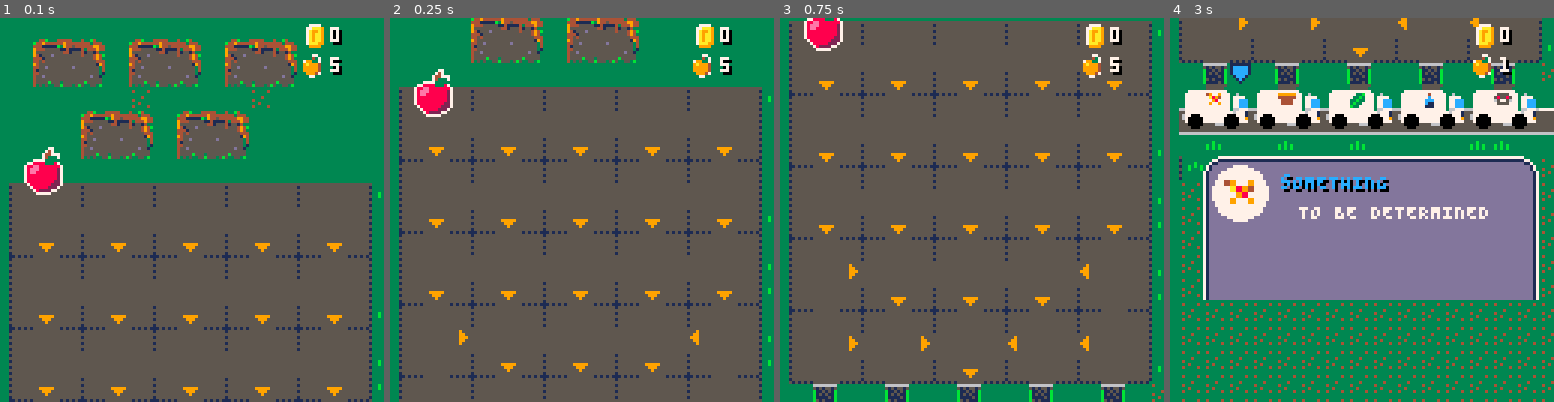
Above: before the commit, frames 1-4 (left to right).
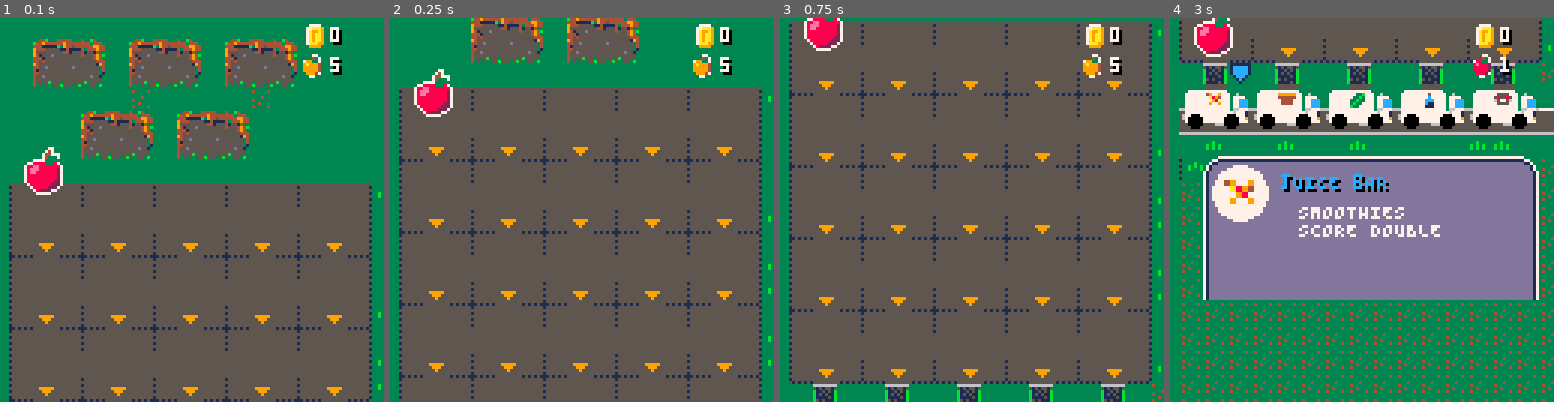
Above: after the commit, the same moments.

Repository: joeld42/ldjam_jovoc
Game: PICO-8 cartridge ld52_harvest/harvest.p8
Same seed, same stepped clock (60 frames per second), same inputs: the game is played once before the commit and once after it.
Inputs:
- Up to frame 1 (0.1 s): no input
- Up to frame 2 (0.25 s): no input
- Up to frame 3 (0.75 s): tap O (Z key) at 0.33, 0.7 s
- Up to frame 4 (3 s): tap X (X key) at 1.07, 2.07, 2.4, 2.73 s; tap O (Z key) at 1.43, 2.22 s; hold Left 1.97-2.37 s; hold Down 2.42-2.82 s; hold Right from 2.87 s (still down)

Frame 1 is identical in both runs. In frame 2, 0.2% of the frame differs, in the area x 10-90%, y 81-93%; in frame 3, 0.7%; in frame 4, 3.0%, in the area x 6-90%, y 0-58%.

Commit message:
WIP on sorter

Diff:
--- a/ld52_harvest/code/harvest.lua
+++ b/ld52_harvest/code/harvest.lua
@@ -1,3 +1,5 @@
+
+
 function _init()
     slot = 0
     mode = 1 -- 0 = title, 1 = harvest, 2 = game, 3 = scoreboard
@@ -25,17 +27,18 @@
     msgs = {}
 
     buyerinfo = {
-        { name="sOMETHING", desc="TO BE DETERMINED" },
+        { name="jUICE bAR", desc="SMOOTHIES\nSCORE DOUBLE" },
         { name="bAKERY", desc="BAKED GOODS\nSCORE DOUBLE"  },
         { name="fARMERS mARKET", desc="NORMAL SCORING" },
-        { name="fANCY gROCER", desc="FANCY FOODS\nSCORE DOUBLE" },
+        { name="fANCY gROCER", desc="ORGANIC FOODS\nSCORE DOUBLE" },
         { name="wHOLESALE cLUB", desc="PRESERVED FOODS\nSCORE DOUBLE" },
     }
     fruitinfo = {
-        { name="apple", fnum=64, cbase=8, cdark=2, cbrite=14 },
-        { name="orange", fnum=64, cbase=9, cdark=4, cbrite=10 },
-        { name="pumpkin", fnum=66, cbase=4, cdark=2, cbrite=9 },
-        { name="strawberry", fnum=66, cbase=8, cdark=3, cbrite=14 },
+        { name="apple", fnum=64, cbase=8, cdark=2, cbrite=14, vp = 1 },
+        { name="orange", fnum=64, cbase=9, cdark=4, cbrite=10, vp = 2 },
+        { name="pumpkin", fnum=66, cbase=4, cdark=2, cbrite=9, vp = 3 },
+        { name="strawberry", fnum=66, cbase=8, cdark=3, cbrite=14, vp = 4 },
+        { name="watermelon", fnum=68, cbase=8, cdark=2, cbrite=14, vp = 5 },
     }
 
     shopitems = {}
@@ -51,6 +54,7 @@
         { name="bLENDER", price=8, icon=196 },
         { name="cLONEjAR", price=10, icon=198 },
         { name="cANNER", price=6, icon=192 },
+        { name="mANURE", price=8, icon=202 },
         { name="sORTER", price=6, icon=200 },
     }
 
@@ -79,6 +83,29 @@
     fruits={}
 end
 
+-- Save copied tables in `copies`, indexed by original table.
+-- from the internets
+function deepcopy(orig, copies)
+    copies = copies or {}
+    local orig_type = type(orig)
+    local copy
+    if orig_type == 'table' then
+        if copies[orig] then
+            copy = copies[orig]
+        else
+            copy = {}
+            copies[orig] = copy
+            for orig_key, orig_value in next, orig, nil do
+                copy[deepcopy(orig_key, copies)] = deepcopy(orig_value, copies)
+            end
+            setmetatable(copy, deepcopy(getmetatable(orig), copies))
+        end
+    else -- number, string, boolean, etc
+        copy = orig
+    end
+    return copy
+end
+
 function grid_ndx( col, row )
     if (col < 0) or (col >= 5) or
         (row < 0) or (row >= 5) then
@@ -127,18 +154,7 @@
                     local dx = gg.dx
                     local dy = gg.dy
                     if (gg.icon == 200) then
-                        -- for now random sort
-                        local dd = flr(rnd(3))
-                        if dd==0 then
-                            dx = -1
-                            dy = 0
-                        elseif dd==1 then
-                            dx = 0
-                            dy = 1
-                        else
-                            dx = 1
-                            dy = 0
-                        end
+                        dx, dy = choose_dir( f )
                     end
                     f.nxcol = f.nxcol + dx
                     f.nxrow = f.nxrow + dy
@@ -158,7 +174,12 @@
 
             else
                 -- Convert fruit to score
-                score_fruit(f)
+                local vpfruit = score_fruit(f, f.nxcol )
+
+                vp = vp + vpfruit
+                name = describe_fruit(f) .. " $" .. tostr(vpfruit)
+                spawn_msg( f.sx-20, f.sy-10, name, 10 )
+
                 done = 1
             end
         end
@@ -166,38 +187,115 @@
         yield()
     end
 
+end
+
+function describe_fruit( f )
+    local name = f.name
+    if f.canned then
+        name = "canned\n" .. name
+    end
+
+    if f.organic then
+        name = "organic\n" .. name
+    end
+
+    if f.fancy > 0 then
+        local fnames = { "fancy", "extrafancy", "deluxe", "heirloom", "boutique", "artisanal", "bespoke" }
+        local n = f.fancy
+        if n > #fnames then n = #fnames end
+        name = fnames[n] .. "\n" .. name
+    end
+
+    if f.smoothie then
+        name = name .. "\nsmoothie"
+    end
+
+    return name
+end
+
+function predict_score( f )
+    return rnd(10)
+end
+
+function choose_dir( f )
+    -- for now random sort
+    local dx1, dy1
+    local best_score = 0
+
+    for dd=0,2 do
+        local dx, dy
+        if dd==0 then
+            dx = -1
+            dy = 0
+        elseif dd==1 then
+            dx = 0
+            dy = 1
+        else
+            dx = 1
+            dy = 0
+        end
+
+        local ff = deepcopy( f )
+        ff.tick = nil
+
+        local fs = predict_score( f )
+        if fs > best_score then
+            dx1 = dx
+            dy1 = dy
+            best_score = fs
+        end
+    end
+
+    printh("best score " ..flr(best_score) .. " dxy" .. tostr(dx1) .. "  " ..tostr(dy1) )
+
+    return dx1, dy1
 end
 
 function process_fruit( f, g, gndx )
     if (g.icon == 192) then
         -- canner
         f.fnum = 96
-        f.name = "canned\n" .. f.name
-    elseif (g.icon == 194) then
-        -- fancifier
-        f.coutline = 10
-        f.name = "fancy\n" .. f.name
+        f.canned = true
+    elseif (g.icon == 202) then
+        -- manure pile
+        f.coutline = 11
+        f.organic = true
     elseif (g.icon == 198) then
         -- clone jar
         clone_fruit(f,gndx)
     elseif (g.icon == 196) then
         -- blender
         f.fnum = 98
-        f.name = f.name .. "\nsmoothie"
+        f.smoothie = true
+    elseif (g.icon == 194) then
+        -- fancifier
+        f.vp = f.vp+1
+        f.fancy += 1
     elseif (g.icon == 200) then
 
     end
 end
 
-function score_fruit( f )
-
-    local name = f.name
-
-    local p = flr(rnd(3))+1
-    vp = vp + p
-    name = name .. " $" .. tostr(p)
-    spawn_msg( f.sx-20, f.sy-10, name, 10 )
-end
+function score_fruit( f, buyer )
+
+    -- start with base value
+    local vp = f.vp
+
+    -- do modifiers
+    if (buyer==0) and (f.smoothie) then
+        vp *= 2 -- juice bar
+    elseif (buyer==2) and (f.baked) then
+        vp *= 2 -- bakery
+    elseif (buyer==4) and (f.organic) then
+        vp *= 2 -- fancy grocery
+    elseif (buyer==5) and (f.canned) then
+        vp *= 2 -- wholesaler
+    end
+
+    return vp
+end
+
+
 
 
 function spawn_msg( x,y, msg, c )
@@ -231,8 +329,15 @@
         nxcol=col, nxrow=row,
         sx=sx, sy=sy,
         visited={},
-        vp=1,
+        vp=finfo.vp,
         delay=0,
+
+        -- flags
+        organic=false,
+        smoothie=false,
+        canned=false,
+        fancy=0,
+
         tick=cocreate( fruit_update )
     }
     add( fruits, ff )
--- a/ld52_harvest/harvest.p8
+++ b/ld52_harvest/harvest.p8
@@ -289,9 +289,9 @@
 1d3e3e3e3e3e3e3e3e3e3e3e3e3e3e2e00000000000000000000000000000000000000000000000000000000000000000000000000000000000000000000000000000000000000000000000000000000000000000000000000000000000000000000000000000000000000000000000000000000000000000000000000000000
 2d2b3e2d2b3e2d2b3e2d2b3e2d2b3e2e00000000000000000000000000000000000000000000000000000000000000000000000000000000000000000000000000000000000000000000000000000000000000000000000000000000000000000000000000000000000000000000000000000000000000000000000000000000
 0d3e0f0d3e0f0d3e0f0d3e0f0d3e0f1f00000000000000000000000000000000000000000000000000000000000000000000000000000000000000000000000000000000000000000000000000000000000000000000000000000000000000000000000000000000000000000000000000000000000000000000000000000000
-1d3e3d3e3e3e3e3e3e3e3e3e3b3e3e2e00000000000000000000000000000000000000000000000000000000000000000000000000000000000000000000000000000000000000000000000000000000000000000000000000000000000000000000000000000000000000000000000000000000000000000000000000000000
-2d3e3e2d2b3e2d2b3e2d2b3e2d3e3e2e00000000000000000000000000000000000000000000000000000000000000000000000000000000000000000000000000000000000000000000000000000000000000000000000000000000000000000000000000000000000000000000000000000000000000000000000000000000
+1d3e3e3e3e3e3e3e3e3e3e3e3e3e3e2e00000000000000000000000000000000000000000000000000000000000000000000000000000000000000000000000000000000000000000000000000000000000000000000000000000000000000000000000000000000000000000000000000000000000000000000000000000000
+2d2b3e2d2b3e2d2b3e2d2b3e2d2b3e2e00000000000000000000000000000000000000000000000000000000000000000000000000000000000000000000000000000000000000000000000000000000000000000000000000000000000000000000000000000000000000000000000000000000000000000000000000000000
 0d3e0f0d3e0f0d3e0f0d3e0f0d3e0f1f00000000000000000000000000000000000000000000000000000000000000000000000000000000000000000000000000000000000000000000000000000000000000000000000000000000000000000000000000000000000000000000000000000000000000000000000000000000
-1d3e3d3e3e3d3e3e3e3b3e3e3b3e3e1f00000000000000000000000000000000000000000000000000000000000000000000000000000000000000000000000000000000000000000000000000000000000000000000000000000000000000000000000000000000000000000000000000000000000000000000000000000000
-2d3e3e2d3e3e2d2b3e2d3e3e2d3e3e2e00000000000000000000000000000000000000000000000000000000000000000000000000000000000000000000000000000000000000000000000000000000000000000000000000000000000000000000000000000000000000000000000000000000000000000000000000000000
+1d3e3e3e3e3e3e3e3e3e3e3e3e3e3e1f00000000000000000000000000000000000000000000000000000000000000000000000000000000000000000000000000000000000000000000000000000000000000000000000000000000000000000000000000000000000000000000000000000000000000000000000000000000
+2d2b3e2d2b3e2d2b3e2d2b3e2d2b3e2e00000000000000000000000000000000000000000000000000000000000000000000000000000000000000000000000000000000000000000000000000000000000000000000000000000000000000000000000000000000000000000000000000000000000000000000000000000000
 1e3f1e1e3f1e1e3f1e1e3f1e1e3f1e0200000000000000000000000000000000000000000000000000000000000000000000000000000000000000000000000000000000000000000000000000000000000000000000000000000000000000000000000000000000000000000000000000000000000000000000000000000000
Not shown, changed: 28 lines of the sprite sheet (__gfx__) section of ld52_harvest/harvest.p8
